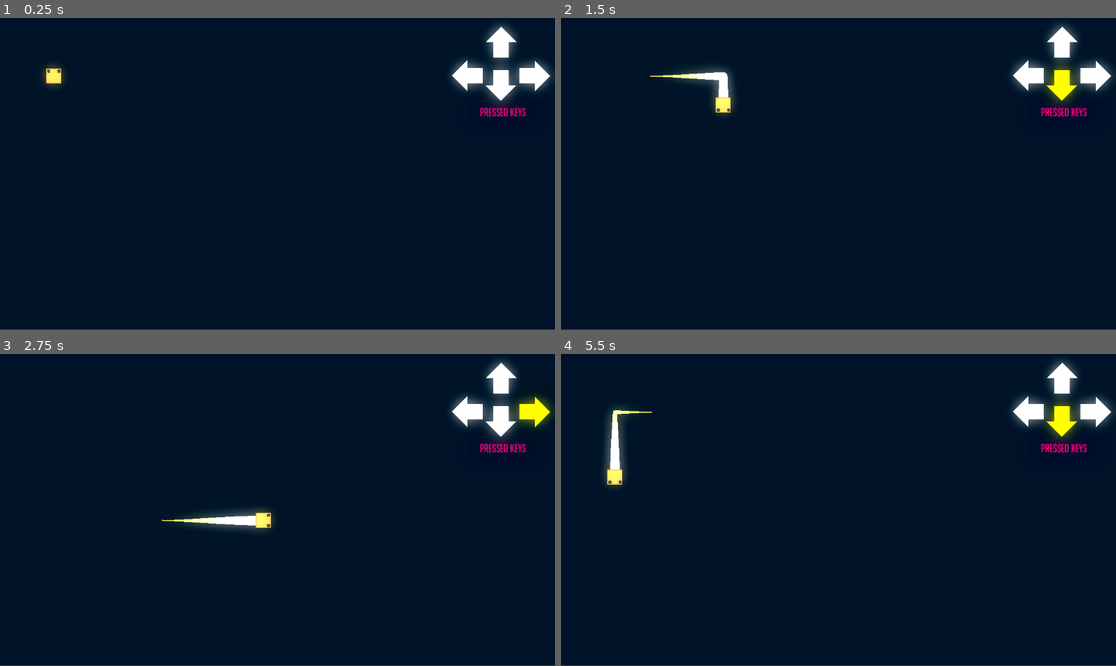
Above: before the commit, frames 1-4 (two rows, left to right).
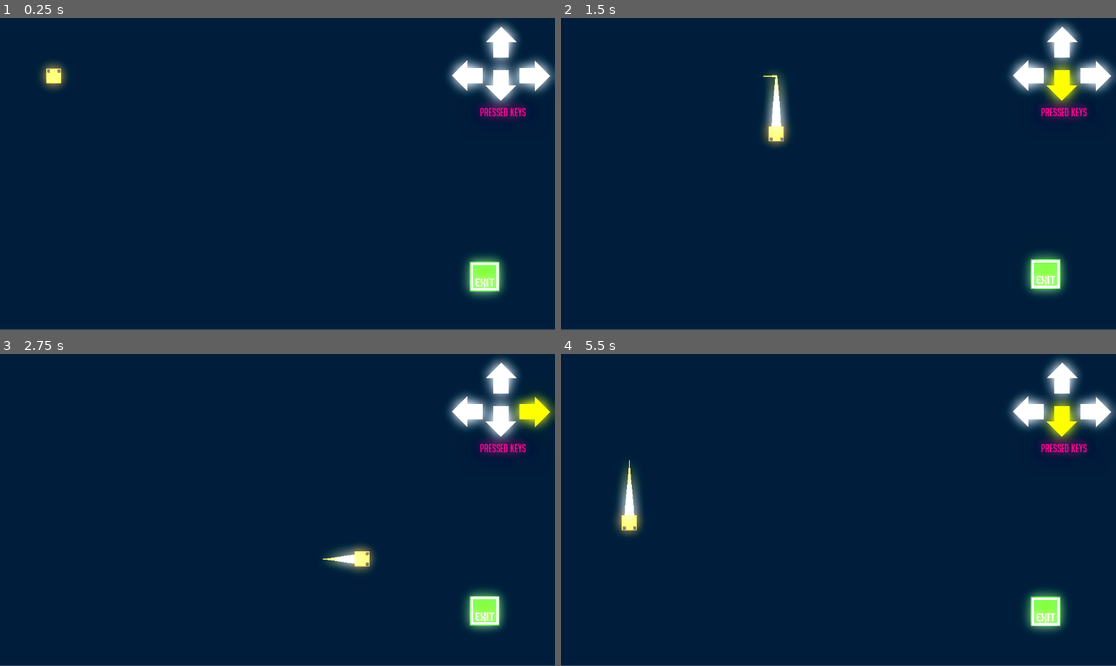
Above: after the commit, the same moments.

Repository: Clovers7/Bullet-Heaven
Game: Godot game, scene res://Scenes/tutscene1.tscn
Same seed, same stepped clock (60 frames per second), same inputs: the game is played once before the commit and once after it. Before the commit the project starts from res://Scenes/test_scene.tscn.
Inputs:
- Up to frame 1 (0.25 s): no input
- Up to frame 2 (1.5 s): hold D (right) 0.53-1.28 s; hold O (dash, bound only after the commit) 0.53-1.28 s; hold S (down) from 1.28 s (still down); tap O (dash, bound only after the commit) at 1.35 s
- Up to frame 3 (2.75 s): release S (down) at 2.03 s; hold D (right) from 2.03 s (still down); hold O (dash, bound only after the commit) from 2.03 s (still down)
- Up to frame 4 (5.5 s): release D (right) at 2.78 s; release O (dash, bound only after the commit) at 2.78 s; hold W (up) 2.78-3.53 s; tap O (dash, bound only after the commit) at 2.85, 4.35 s; hold O (dash, bound only after the commit) 3.53-4.28 s; hold A (left) 3.53-5.03 s; hold S (down) from 5.03 s (still down); hold O (dash, bound only after the commit) from 5.03 s (still down)

The runs differ from the first frame. In frame 1, 3.6% of the frame differs, in the area x 7-100%, y 0-91%; in frame 2, 5.1%, in the area x 16-100%, y 0-90%; in frame 3, 4.7%; in frame 4, 5.0%.

Commit message:
Added New Scene and swapped some code
Added Scene 2 that introduces dashing mechanics!

Diff:
--- /dev/null
+++ b/Bullet Heaven/Scenes/exit_1.gd
@@ -0,0 +1,9 @@
+extends Node2D
+
+
+# Called every frame. 'delta' is the elapsed time since the previous frame.
+func _process(delta):
+	$AnimationPlayer.play("idle")
+
+func _on_next_area_entered(area):
+	SceneTrans.change_scene_to_file("res://Scenes/tutscene2.tscn")
--- /dev/null
+++ b/Bullet Heaven/Scenes/exit_1.tscn
@@ -0,0 +1,63 @@
+[gd_scene load_steps=7 format=3 uid="uid://b6l4ucfcku1dy"]
+
+[ext_resource type="Script" path="res://Scenes/exit_1.gd" id="1_h7shi"]
+[ext_resource type="Texture2D" uid="uid://d04dydw7ltk1b" path="res://Images/exit_1.png" id="1_pvv7y"]
+
+[sub_resource type="Animation" id="Animation_6877i"]
+length = 0.001
+tracks/0/type = "value"
+tracks/0/imported = false
+tracks/0/enabled = true
+tracks/0/path = NodePath(".:offset")
+tracks/0/interp = 1
+tracks/0/loop_wrap = true
+tracks/0/keys = {
+"times": PackedFloat32Array(0),
+"transitions": PackedFloat32Array(1),
+"update": 0,
+"values": [Vector2(0, 0)]
+}
+
+[sub_resource type="Animation" id="Animation_dx4l5"]
+resource_name = "idle"
+tracks/0/type = "value"
+tracks/0/imported = false
+tracks/0/enabled = true
+tracks/0/path = NodePath(".:offset")
+tracks/0/interp = 2
+tracks/0/loop_wrap = true
+tracks/0/keys = {
+"times": PackedFloat32Array(0, 0.5, 1),
+"transitions": PackedFloat32Array(1, 1, 1),
+"update": 0,
+"values": [Vector2(0, 0), Vector2(0, -40), Vector2(0, 0)]
+}
+
+[sub_resource type="AnimationLibrary" id="AnimationLibrary_2gnvv"]
+_data = {
+"RESET": SubResource("Animation_6877i"),
+"idle": SubResource("Animation_dx4l5")
+}
+
+[sub_resource type="RectangleShape2D" id="RectangleShape2D_fd21i"]
+size = Vector2(58, 58)
+
+[node name="Exit1" type="Node2D"]
+script = ExtResource("1_h7shi")
+
+[node name="exit" type="Sprite2D" parent="."]
+scale = Vector2(0.24, 0.24)
+texture = ExtResource("1_pvv7y")
+
+[node name="AnimationPlayer" type="AnimationPlayer" parent="."]
+root_node = NodePath("../exit")
+libraries = {
+"": SubResource("AnimationLibrary_2gnvv")
+}
+
+[node name="next" type="Area2D" parent="."]
+
+[node name="CollisionShape2D" type="CollisionShape2D" parent="next"]
+shape = SubResource("RectangleShape2D_fd21i")
+
+[connection signal="area_entered" from="next" to="." method="_on_next_area_entered"]
--- /dev/null
+++ b/Bullet Heaven/Scenes/exit_2.gd
@@ -0,0 +1,16 @@
+extends Node2D
+
+
+# Called when the node enters the scene tree for the first time.
+func _ready():
+	pass # Replace with function body.
+
+
+# Called every frame. 'delta' is the elapsed time since the previous frame.
+func _process(delta):
+	$AnimationPlayer.play("idle")
+
+
+
+func _on_next_area_entered(area):
+	SceneTrans.change_scene_to_file("res://Scenes/tutscene3.tscn")
--- /dev/null
+++ b/Bullet Heaven/Scenes/exit_2.tscn
@@ -0,0 +1,64 @@
+[gd_scene load_steps=7 format=3 uid="uid://csem3taolr8du"]
+
+[ext_resource type="Texture2D" uid="uid://d04dydw7ltk1b" path="res://Images/exit_1.png" id="1_53sxt"]
+[ext_resource type="Script" path="res://Scenes/exit_2.gd" id="1_vv2pl"]
+
+[sub_resource type="Animation" id="Animation_6877i"]
+length = 0.001
+tracks/0/type = "value"
+tracks/0/imported = false
+tracks/0/enabled = true
+tracks/0/path = NodePath(".:offset")
+tracks/0/interp = 1
+tracks/0/loop_wrap = true
+tracks/0/keys = {
+"times": PackedFloat32Array(0),
+"transitions": PackedFloat32Array(1),
+"update": 0,
+"values": [Vector2(0, 0)]
+}
+
+[sub_resource type="Animation" id="Animation_dx4l5"]
+resource_name = "idle"
+tracks/0/type = "value"
+tracks/0/imported = false
+tracks/0/enabled = true
+tracks/0/path = NodePath(".:offset")
+tracks/0/interp = 2
+tracks/0/loop_wrap = true
+tracks/0/keys = {
+"times": PackedFloat32Array(0, 0.5, 1),
+"transitions": PackedFloat32Array(1, 1, 1),
+"update": 0,
+"values": [Vector2(0, 0), Vector2(0, -40), Vector2(0, 0)]
+}
+
+[sub_resource type="AnimationLibrary" id="AnimationLibrary_2gnvv"]
+_data = {
+"RESET": SubResource("Animation_6877i"),
+"idle": SubResource("Animation_dx4l5")
+}
+
+[sub_resource type="RectangleShape2D" id="RectangleShape2D_6mga2"]
+size = Vector2(58, 58)
+
+[node name="Exit2" type="Node2D"]
+script = ExtResource("1_vv2pl")
+
+[node name="exit" type="Sprite2D" parent="."]
+scale = Vector2(0.24, 0.24)
+texture = ExtResource("1_53sxt")
+
+[node name="AnimationPlayer" type="AnimationPlayer" parent="."]
+root_node = NodePath("../exit")
+libraries = {
+"": SubResource("AnimationLibrary_2gnvv")
+}
+
+[node name="next" type="Area2D" parent="."]
+
+[node name="CollisionShape2D" type="CollisionShape2D" parent="next"]
+visible = false
+shape = SubResource("RectangleShape2D_6mga2")
+
+[connection signal="area_entered" from="next" to="." method="_on_next_area_entered"]
--- a/Bullet Heaven/Scenes/keycaps.tscn
+++ b/Bullet Heaven/Scenes/keycaps.tscn
@@ -8,16 +8,6 @@
 font = ExtResource("3_okj71")
 font_size = 24
 font_color = Color(0.882353, 0, 0.431373, 1)
-
-[sub_resource type="Environment" id="Environment_rsai1"]
-background_mode = 3
-glow_enabled = true
-glow_normalized = true
-glow_intensity = 1.83
-glow_strength = 0.65
-glow_bloom = 0.47
-glow_blend_mode = 0
-glow_hdr_luminance_cap = 30.86
 
 [node name="Keycaps" type="Control"]
 layout_mode = 3
@@ -61,6 +51,3 @@
 offset_bottom = 1.92
 text = "Pressed Keys"
 label_settings = SubResource("LabelSettings_fxuik")
-
-[node name="WorldEnvironment" type="WorldEnvironment" parent="Label"]
-environment = SubResource("Environment_rsai1")
--- a/Bullet Heaven/Scenes/player.tscn
+++ b/Bullet Heaven/Scenes/player.tscn
@@ -16,16 +16,6 @@
 
 [sub_resource type="RectangleShape2D" id="RectangleShape2D_ta0eu"]
 size = Vector2(30, 30)
-
-[sub_resource type="Environment" id="Environment_pkgia"]
-background_mode = 3
-glow_enabled = true
-glow_normalized = true
-glow_intensity = 2.0
-glow_strength = 0.73
-glow_bloom = 0.32
-glow_blend_mode = 0
-glow_hdr_luminance_cap = 30.86
 
 [node name="player" type="CharacterBody2D"]
 script = ExtResource("1_mad56")
@@ -57,5 +47,12 @@
 visible = false
 shape = SubResource("RectangleShape2D_ta0eu")
 
-[node name="WorldEnvironment" type="WorldEnvironment" parent="."]
-environment = SubResource("Environment_pkgia")
+[node name="Timer" type="Timer" parent="."]
+wait_time = 0.3
+one_shot = true
+
+[node name="DashTimer" type="Timer" parent="."]
+wait_time = 0.7
+one_shot = true
+
+[connection signal="timeout" from="Timer" to="." method="_on_timer_timeout"]
--- /dev/null
+++ b/Bullet Heaven/Scenes/scene_trans.gd
@@ -0,0 +1,9 @@
+extends CanvasLayer
+
+@onready var anim = $AnimationPlayer
+
+func change_scene_to_file(target: String):
+	anim.play('dissolve')
+	await anim.animation_finished
+	get_tree().change_scene_to_file(target)
+	anim.play_backwards('dissolve')
--- /dev/null
+++ b/Bullet Heaven/Scenes/scene_trans.tscn
@@ -0,0 +1,75 @@
+[gd_scene load_steps=6 format=3 uid="uid://dvd1srwgobq3i"]
+
+[ext_resource type="Script" path="res://Scenes/scene_trans.gd" id="1_vvr88"]
+
+[sub_resource type="Animation" id="Animation_qurvv"]
+resource_name = "reset"
+length = 0.2
+tracks/0/type = "value"
+tracks/0/imported = false
+tracks/0/enabled = true
+tracks/0/path = NodePath("dissolve_r:modulate")
+tracks/0/interp = 1
+tracks/0/loop_wrap = true
+tracks/0/keys = {
+"times": PackedFloat32Array(0),
+"transitions": PackedFloat32Array(1),
+"update": 0,
+"values": [Color(1, 1, 1, 0)]
+}
+
+[sub_resource type="Animation" id="Animation_jyfgi"]
+resource_name = "dissolve"
+length = 0.2
+tracks/0/type = "value"
+tracks/0/imported = false
+tracks/0/enabled = true
+tracks/0/path = NodePath("dissolve_r:modulate")
+tracks/0/interp = 1
+tracks/0/loop_wrap = true
+tracks/0/keys = {
+"times": PackedFloat32Array(0, 0.2),
+"transitions": PackedFloat32Array(1, 1),
+"update": 0,
+"values": [Color(1, 1, 1, 0), Color(1, 1, 1, 1)]
+}
+
+[sub_resource type="Animation" id="Animation_3kek4"]
+length = 0.001
+tracks/0/type = "value"
+tracks/0/imported = false
+tracks/0/enabled = true
+tracks/0/path = NodePath("dissolve_r:modulate")
+tracks/0/interp = 1
+tracks/0/loop_wrap = true
+tracks/0/keys = {
+"times": PackedFloat32Array(0),
+"transitions": PackedFloat32Array(1),
+"update": 0,
+"values": [Color(1, 1, 1, 0)]
+}
+
+[sub_resource type="AnimationLibrary" id="AnimationLibrary_ad86i"]
+_data = {
+"RESET": SubResource("Animation_3kek4"),
+"dissolve": SubResource("Animation_jyfgi"),
+"reset": SubResource("Animation_qurvv")
+}
+
+[node name="scene_trans" type="CanvasLayer"]
+script = ExtResource("1_vvr88")
+
+[node name="dissolve_r" type="ColorRect" parent="."]
+modulate = Color(1, 1, 1, 0)
+anchors_preset = 15
+anchor_right = 1.0
+anchor_bottom = 1.0
+grow_horizontal = 2
+grow_vertical = 2
+mouse_filter = 2
+color = Color(0.0352941, 0.0352941, 0.141176, 1)
+
+[node name="AnimationPlayer" type="AnimationPlayer" parent="."]
+libraries = {
+"": SubResource("AnimationLibrary_ad86i")
+}
--- /dev/null
+++ b/Bullet Heaven/Scenes/skillset.gd
@@ -0,0 +1,14 @@
+extends Control
+
+
+# Called when the node enters the scene tree for the first time.
+func _ready():
+	$O_pressed.visible = false
+
+func _process(delta):
+	if Input.is_action_pressed("dash"):
+		$O.visible = false
+		$O_pressed.visible = true
+	else:
+		$O.visible = true
+		$O_pressed.visible = false
--- /dev/null
+++ b/Bullet Heaven/Scenes/skillset.tscn
@@ -0,0 +1,61 @@
+[gd_scene load_steps=7 format=3 uid="uid://e2y20vv4i6fk"]
+
+[ext_resource type="Script" path="res://Scenes/skillset.gd" id="1_o0n3x"]
+[ext_resource type="FontFile" uid="uid://blh0fvoa2736x" path="res://Fonts/BigNoodleTooKorean.ttf" id="2_n7kw7"]
+[ext_resource type="Texture2D" uid="uid://dyv76bw4i5s43" path="res://Images/key_o.png" id="3_is1yw"]
+[ext_resource type="Texture2D" uid="uid://gaut5aw8hndb" path="res://Images/key_pressed_O.png" id="4_7wx8y"]
+
+[sub_resource type="LabelSettings" id="LabelSettings_fxuik"]
+font = ExtResource("2_n7kw7")
+font_size = 24
+
+[sub_resource type="LabelSettings" id="LabelSettings_1al23"]
+font_size = 20
+font_color = Color(1, 0.737255, 0.172549, 1)
+
+[node name="O_skill" type="Control"]
+layout_mode = 3
+anchors_preset = 15
+anchor_right = 1.0
+anchor_bottom = 1.0
+grow_horizontal = 2
+grow_vertical = 2
+size_flags_horizontal = 4
+script = ExtResource("1_o0n3x")
+
+[node name="Label" type="Label" parent="."]
+layout_mode = 1
+anchors_preset = -1
+anchor_left = 0.859
+anchor_top = 0.25
+anchor_right = 0.973
+anchor_bottom = 0.309
+offset_left = 10.4319
+offset_right = 0.103882
+offset_bottom = -0.23201
+text = "Press O"
+label_settings = SubResource("LabelSettings_fxuik")
+
+[node name="Label2" type="Label" parent="."]
+layout_mode = 1
+anchors_preset = -1
+anchor_left = 0.859
+anchor_top = 0.25
+anchor_right = 0.973
+anchor_bottom = 0.309
+offset_left = -2.56805
+offset_top = 20.0
+offset_right = -12.8961
+offset_bottom = 19.768
+text = "TO DASH"
+label_settings = SubResource("LabelSettings_1al23")
+
+[node name="O" type="Sprite2D" parent="."]
+position = Vector2(1029, 97)
+scale = Vector2(0.4375, 0.4375)
+texture = ExtResource("3_is1yw")
+
+[node name="O_pressed" type="Sprite2D" parent="."]
+position = Vector2(1029, 97)
+scale = Vector2(0.4375, 0.4375)
+texture = ExtResource("4_7wx8y")
--- /dev/null
+++ b/Bullet Heaven/Scenes/tutscene1.tscn
@@ -0,0 +1,35 @@
+[gd_scene load_steps=5 format=3 uid="uid://bt5ggpolkgkms"]
+
+[ext_resource type="PackedScene" uid="uid://dae8ib7qfsl5s" path="res://Scenes/player.tscn" id="1_44k7h"]
+[ext_resource type="PackedScene" uid="uid://sbfmucpranyq" path="res://Scenes/keycaps.tscn" id="2_b4oxa"]
+[ext_resource type="PackedScene" uid="uid://b6l4ucfcku1dy" path="res://Scenes/exit_1.tscn" id="3_37xj8"]
+
+[sub_resource type="Environment" id="Environment_d50t2"]
+background_mode = 3
+glow_enabled = true
+glow_normalized = true
+glow_intensity = 2.25
+glow_strength = 0.44
+glow_bloom = 0.56
+glow_blend_mode = 0
+glow_hdr_luminance_cap = 30.86
+
+[node name="test_scene" type="Node"]
+
+[node name="ColorRect" type="ColorRect" parent="."]
+offset_right = 1152.0
+offset_bottom = 647.0
+color = Color(0, 0.0588235, 0.105882, 1)
+
+[node name="player" parent="." instance=ExtResource("1_44k7h")]
+position = Vector2(112, 121)
+
+[node name="Keycaps" parent="." instance=ExtResource("2_b4oxa")]
+
+[node name="Exit1" parent="." instance=ExtResource("3_37xj8")]
+modulate = Color(0.903598, 0.903598, 0.903598, 1)
+self_modulate = Color(0.0765093, 0.193992, 0.124367, 1)
+position = Vector2(1006, 541)
+
+[node name="WorldEnvironment" type="WorldEnvironment" parent="."]
+environment = SubResource("Environment_d50t2")
--- /dev/null
+++ b/Bullet Heaven/Scenes/tutscene2.tscn
@@ -0,0 +1,47 @@
+[gd_scene load_steps=6 format=3 uid="uid://c0xrevs0n80xw"]
+
+[ext_resource type="PackedScene" uid="uid://dae8ib7qfsl5s" path="res://Scenes/player.tscn" id="1_vxb8e"]
+[ext_resource type="PackedScene" uid="uid://e2y20vv4i6fk" path="res://Scenes/skillset.tscn" id="2_0arca"]
+[ext_resource type="PackedScene" uid="uid://dvxldxhbjmldx" path="res://Scenes/wall.tscn" id="3_6xenf"]
+[ext_resource type="PackedScene" uid="uid://csem3taolr8du" path="res://Scenes/exit_2.tscn" id="4_lorpq"]
+
+[sub_resource type="Environment" id="Environment_4h2px"]
+background_mode = 3
+glow_enabled = true
+glow_normalized = true
+glow_intensity = 1.83
+glow_strength = 0.65
+glow_bloom = 0.47
+glow_blend_mode = 0
+glow_hdr_luminance_cap = 30.86
+
+[node name="test_scene_2" type="Node"]
+
+[node name="ColorRect" type="ColorRect" parent="."]
+anchors_preset = 15
+anchor_right = 1.0
+anchor_bottom = 1.0
+offset_bottom = -1.0
+grow_horizontal = 2
+grow_vertical = 2
+color = Color(0.0705882, 0.054902, 0.0745098, 1)
+
+[node name="player" parent="." instance=ExtResource("1_vxb8e")]
+position = Vector2(49, 62)
+
+[node name="O_skill" parent="." instance=ExtResource("2_0arca")]
+
+[node name="Wall" parent="." instance=ExtResource("3_6xenf")]
+position = Vector2(110, 1)
+
+[node name="Wall3" parent="." instance=ExtResource("3_6xenf")]
+position = Vector2(367, 1)
+
+[node name="Wall4" parent="." instance=ExtResource("3_6xenf")]
+position = Vector2(237, 63)
+
+[node name="Exit2" parent="." instance=ExtResource("4_lorpq")]
+position = Vector2(1037, 548)
+
+[node name="WorldEnvironment" type="WorldEnvironment" parent="."]
+environment = SubResource("Environment_4h2px")
--- /dev/null
+++ b/Bullet Heaven/Scenes/tutscene3.tscn
@@ -0,0 +1,29 @@
+[gd_scene load_steps=3 format=3 uid="uid://7qb8hi30plh3"]
+
+[ext_resource type="PackedScene" uid="uid://dae8ib7qfsl5s" path="res://Scenes/player.tscn" id="1_ji02n"]
+
+[sub_resource type="Environment" id="Environment_0esu2"]
+background_mode = 3
+glow_enabled = true
+glow_normalized = true
+glow_intensity = 1.13
+glow_strength = 0.77
+glow_bloom = 0.23
+glow_blend_mode = 0
+
+[node name="test_scene_3" type="Node"]
+
+[node name="ColorRect" type="ColorRect" parent="."]
+anchors_preset = 15
+anchor_right = 1.0
+anchor_bottom = 1.0
+offset_bottom = -1.0
+grow_horizontal = 2
+grow_vertical = 2
+color = Color(0.00392157, 0.0196078, 0.0313726, 1)
+
+[node name="player" parent="." instance=ExtResource("1_ji02n")]
+position = Vector2(77, 314)
+
+[node name="WorldEnvironment" type="WorldEnvironment" parent="player"]
+environment = SubResource("Environment_0esu2")
--- /dev/null
+++ b/Bullet Heaven/Scenes/wall.tscn
@@ -0,0 +1,20 @@
+[gd_scene load_steps=4 format=3 uid="uid://dvxldxhbjmldx"]
+
+[sub_resource type="PhysicsMaterial" id="PhysicsMaterial_itxva"]
+
+[sub_resource type="BoxMesh" id="BoxMesh_vfjdf"]
+
+[sub_resource type="RectangleShape2D" id="RectangleShape2D_yr4el"]
+size = Vector2(40, 584)
+
+[node name="Wall" type="StaticBody2D"]
+physics_material_override = SubResource("PhysicsMaterial_itxva")
+
+[node name="MeshInstance2D" type="MeshInstance2D" parent="."]
+position = Vector2(0, 290.938)
+scale = Vector2(40.5, 584.125)
+mesh = SubResource("BoxMesh_vfjdf")
+
+[node name="CollisionShape2D" type="CollisionShape2D" parent="."]
+position = Vector2(0, 291)
+shape = SubResource("RectangleShape2D_yr4el")
--- a/Bullet Heaven/Scripts/Trail.gd
+++ b/Bullet Heaven/Scripts/Trail.gd
@@ -1,7 +1,7 @@
 extends Line2D
 
 
-@export var length = 50
+@export var length = 20
 @onready var point = Vector2()
 
 func _process(delta):
--- a/Bullet Heaven/Scripts/player.gd
+++ b/Bullet Heaven/Scripts/player.gd
@@ -2,11 +2,12 @@
 
 const invincibility_duration = 1.5
 @export var speed = 300
+@onready var d_cooldown = $DashTimer
 
 func _ready():
 	pass
 
-func _physics_process(_delta):
+func _process(_delta):
 	velocity = Vector2()
 
 	if Input.is_action_pressed("down"):
@@ -26,3 +27,16 @@
 	if Input.is_action_just_pressed("down"):
 		rotation_degrees = 180
 	move_and_slide()
+
+func _physics_process(delta):
+	if Input.is_action_pressed("dash"):
+		dash()
+
+func dash():
+	if d_cooldown.is_stopped():
+		speed = 600
+		$Timer.start()
+		d_cooldown.start()
+
+func _on_timer_timeout():
+	speed = 300
--- a/Bullet Heaven/project.godot
+++ b/Bullet Heaven/project.godot
@@ -11,9 +11,13 @@
 [application]
 
 config/name="Bullet Heaven"
-run/main_scene="res://Scenes/test_scene.tscn"
+run/main_scene="res://Scenes/tutscene1.tscn"
 config/features=PackedStringArray("4.0", "Forward Plus")
 config/icon="res://Images/icon1.png"
+
+[autoload]
+
+SceneTrans="*res://Scenes/scene_trans.tscn"
 
 [input]
 
@@ -37,3 +41,8 @@
 "events": [Object(InputEventKey,"resource_local_to_scene":false,"resource_name":"","device":-1,"window_id":0,"alt_pressed":false,"shift_pressed":false,"ctrl_pressed":false,"meta_pressed":false,"pressed":false,"keycode":0,"physical_keycode":68,"key_label":0,"unicode":100,"echo":false,"script":null)
 ]
 }
+dash={
+"deadzone": 0.5,
+"events": [Object(InputEventKey,"resource_local_to_scene":false,"resource_name":"","device":-1,"window_id":0,"alt_pressed":false,"shift_pressed":false,"ctrl_pressed":false,"meta_pressed":false,"pressed":false,"keycode":0,"physical_keycode":79,"key_label":0,"unicode":79,"echo":false,"script":null)
+]
+}
Binary file added: Bullet Heaven/Images/exit_1.png
Not shown, added: Bullet Heaven/Images/exit_1.png.import
Binary file added: Bullet Heaven/Images/key_o.png
Not shown, added: Bullet Heaven/Images/key_o.png.import
Binary file added: Bullet Heaven/Images/key_pressed_O.png
Not shown, added: Bullet Heaven/Images/key_pressed_O.png.import
Not shown: 1 places in Bullet Heaven/Scenes/keycaps.tscn that only renumber resources
Not shown: 1 places in Bullet Heaven/Scenes/player.tscn that only renumber resources
Not shown, changed: Bullet Heaven/export_presets.cfg
Not shown, added: Bullet Heaven/Simple Topdown v1.console.exe
Not shown, added: Bullet Heaven/Simple Topdown v1.exe
Not shown, changed: Bullet Heaven/Simple Topdown.exe
